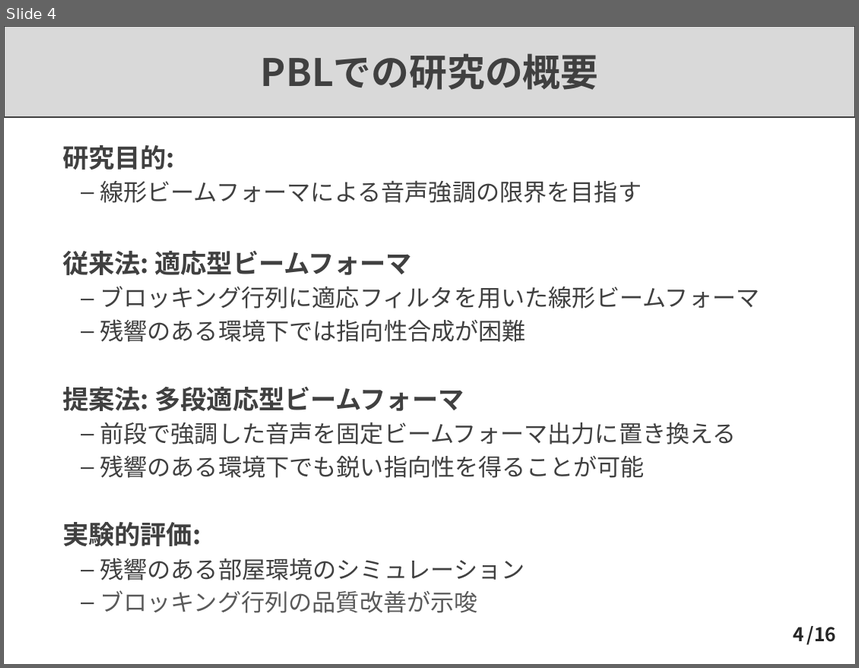
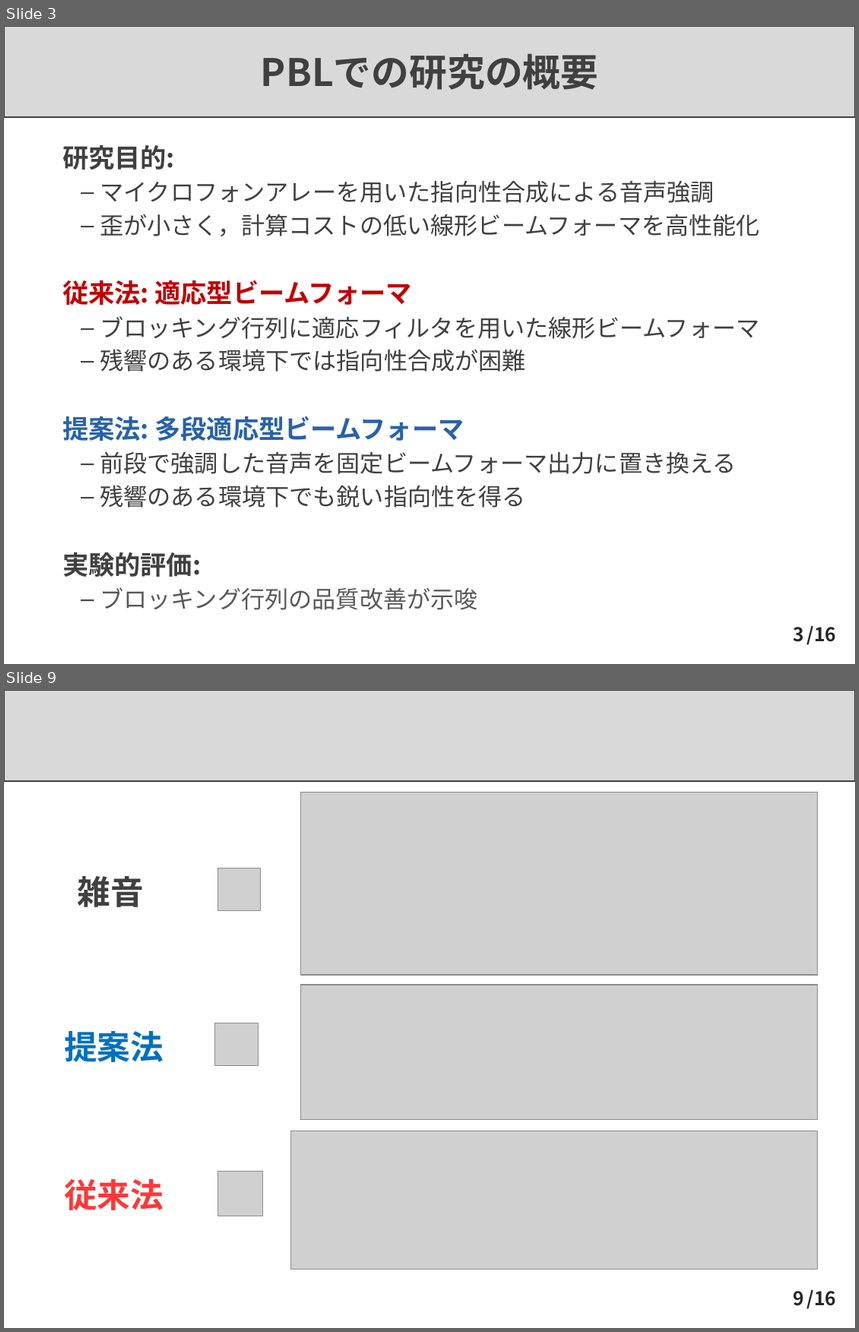
Before and after one commit to Takaaki-Saeki/Algorithms, a slide deck: PBL最終発表.pptx. Shown one above the other, each under a label of ours: slide 4 before the commit, slides 3 and 9 after it; the slides between them are not shown. The pictures are 859x668 and 859x1332 pixels, drawn with LibreOffice and Linux fonts; fonts in the diff are those of the drawing; grey boxes stand for pictures. Boxes give left, top, right and bottom in pixels: in the first picture for what was removed or moved away, otherwise in the second. Text is boxed around its words. In the diff, an @@ line names an element or a change of style, - is before the commit and + after.

```diff
--- a/PBL最終発表.pptx
+++ b/PBL最終発表.pptx
@@ slide 9 added at bbox=[4, 690, 855, 1328], background #FFFFFF; not listed: 2 template elements that a slide beside it also shows @@
@@ picture added at bbox=[301, 792, 818, 975] @@
@@ picture added at bbox=[218, 869, 260, 911] @@
@@ text added at bbox=[78, 876, 144, 907], 28 pt, text #404040, bold @@
+雑音
@@ picture added at bbox=[301, 985, 818, 1119] @@
@@ text added at bbox=[64, 1031, 164, 1062], 28 pt, text #0070C0, bold @@
+提案法
@@ picture added at bbox=[215, 1023, 258, 1065] @@
@@ picture added at bbox=[291, 1131, 818, 1270] @@
@@ text added at bbox=[64, 1179, 164, 1211], 28 pt, text #FF3737, bold @@
+従来法
@@ picture added at bbox=[218, 1171, 262, 1216] @@
@@ page number added at bbox=[793, 1291, 804, 1306], 16 pt, text #262626, bold @@
+9
@@ what was slide 4 is now slide 3 @@
@@ slide 3 changed as well @@
@@ text at bbox=[100, 180, 760, 237]: text changed @@
-  – 線形ビームフォーマによる音声強調の限界を目指す
+  – マイクロフォンアレーを用いた指向性合成による音声強調
+  – 歪が小さく，計算コストの低い線形ビームフォーマを高性能化
@@ text at bbox=[63, 281, 465, 441]: text colour #404040 to #C00000 in "従来法: 適応型ビームフォーマ"; text colour #404040 to #2862AA in "提案法: 多段適応型ビームフォーマ" @@
@@ text at bbox=[100, 485, 526, 508]: text changed @@
-  – 残響のある環境下でも鋭い指向性を得ることが可能
+  – 残響のある環境下でも鋭い指向性を得る
@@ text at bbox=[100, 558, 525, 581]: paragraph removed @@
-  – 残響のある部屋環境のシミュレーション
@@ page number at bbox=[793, 627, 804, 642]: text changed @@
-4
+3
```
Also in this commit, not shown: 3 other slides changed, 5 other slides added, 3 slides removed.
